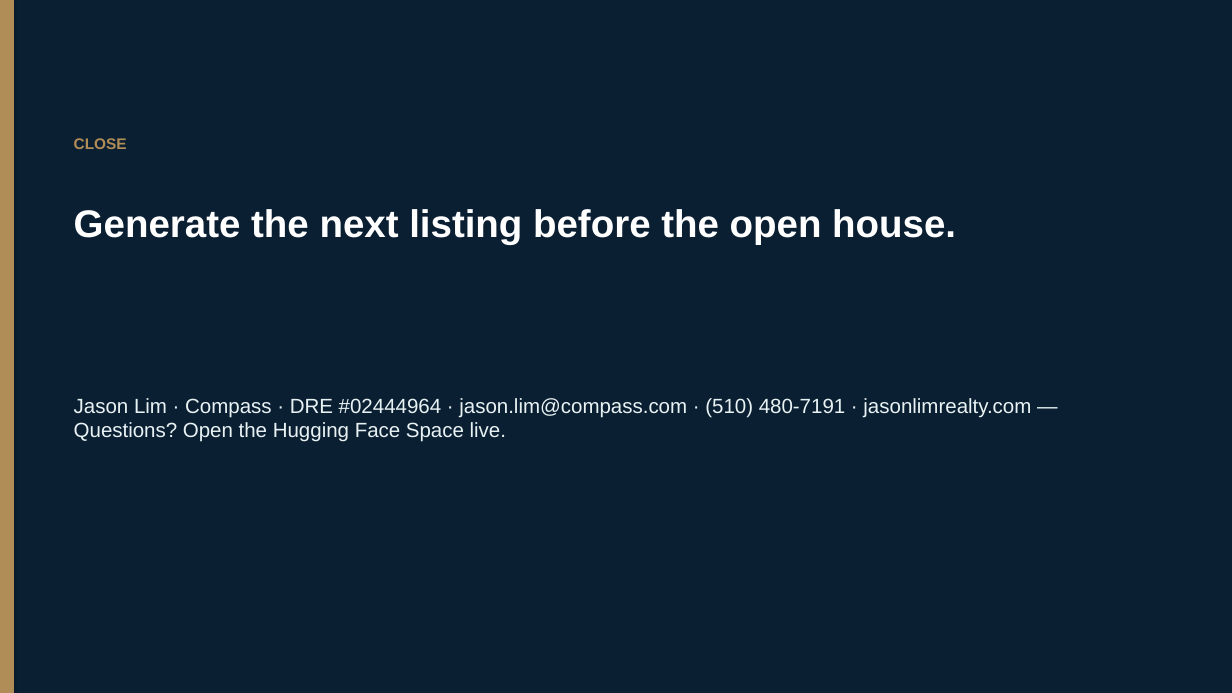
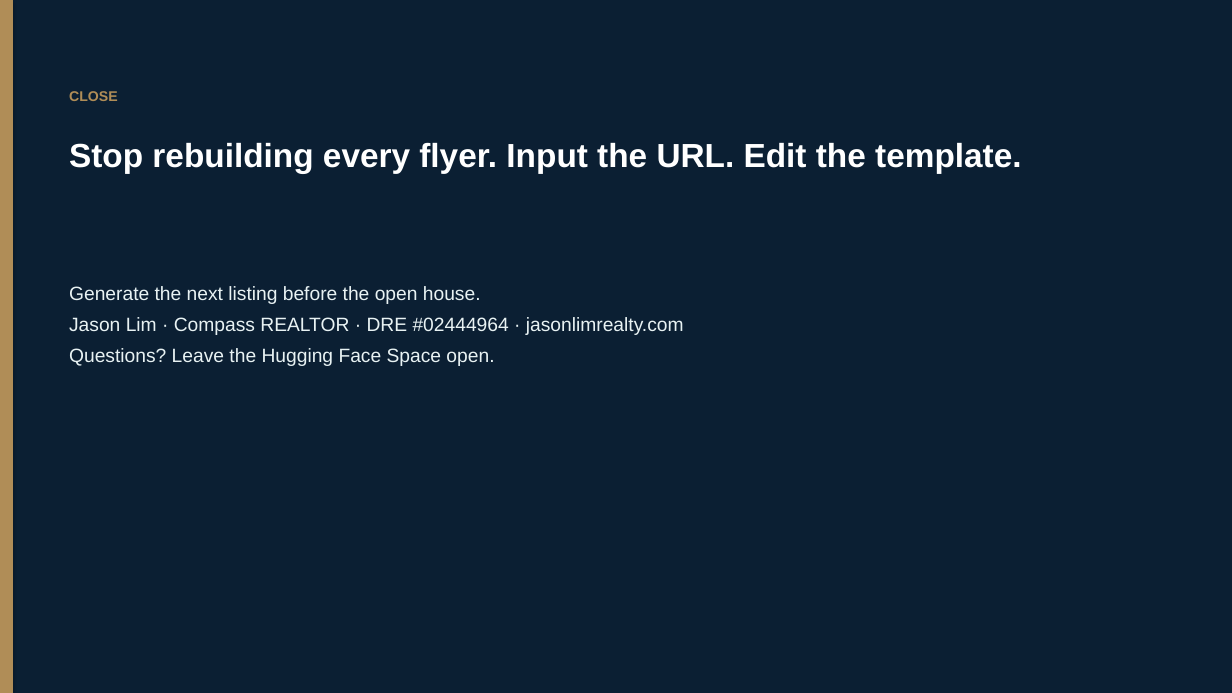
Before and after one commit to jhhlim/LLMFundamentals, a slide deck: slide 4 of Jason_Lim_Project_Notes_Demo_10min_VC_Pitch.pptx. Drawn at 1232x693 pixels with LibreOffice and Linux fonts; fonts in the diff are those of the drawing. Boxes give left, top, right and bottom in pixels: in the first picture for what was removed or moved away, otherwise in the second. Text is boxed around its words. In the diff, an @@ line names an element or a change of style, - is before the commit and + after.

```diff
--- a/Jason_Lim_Project_Notes_Demo_10min_VC_Pitch.pptx
+++ b/Jason_Lim_Project_Notes_Demo_10min_VC_Pitch.pptx
@@ text "CLOSE" moved from (x1=74, y1=138, x2=127, y2=149) to (x1=69, y1=91, x2=118, y2=101) @@
@@ text "CLOSE" at (x1=69, y1=91, x2=118, y2=101): size 12 to 11 pt; more space between paragraphs @@
@@ text at (x1=69, y1=142, x2=1021, y2=173): text changed; size 30 to 26 pt @@
-Generate the next listing before the open house.
+Stop rebuilding every flyer. Input the URL. Edit the template.
@@ text at (x1=69, y1=286, x2=684, y2=366): text changed; size 16 to 15 pt @@
-Jason Lim · Compass · DRE #02444964 · jason.lim@compass.com · (510) 480-7191 · jasonlimrealty.com — Questions? Open the Hugging Face Space live.
+Generate the next listing before the open house.
+Jason Lim · Compass REALTOR · DRE #02444964 · jasonlimrealty.com
+Questions? Leave the Hugging Face Space open.
```
Also in this commit, not shown: 3 other slides changed, 3 other files.
